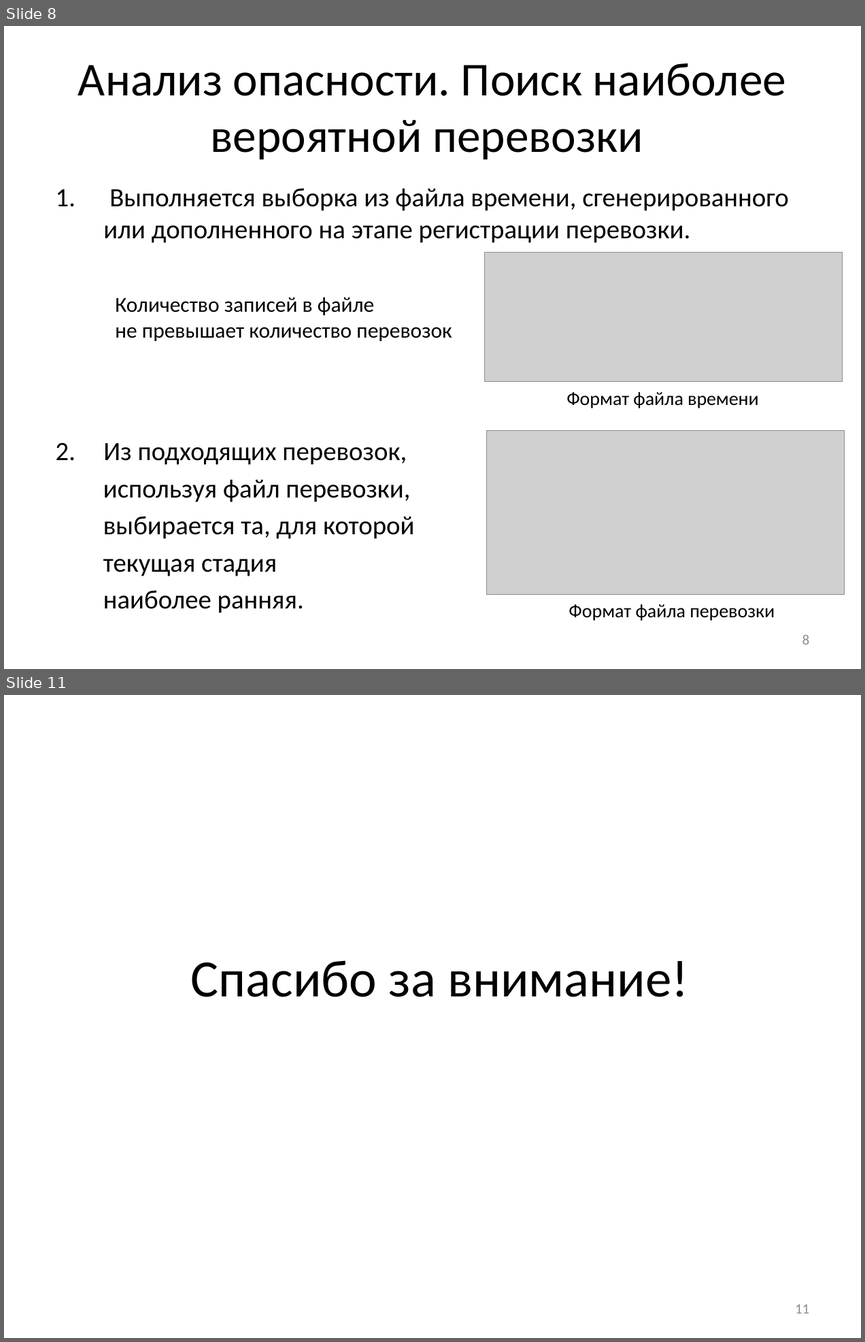
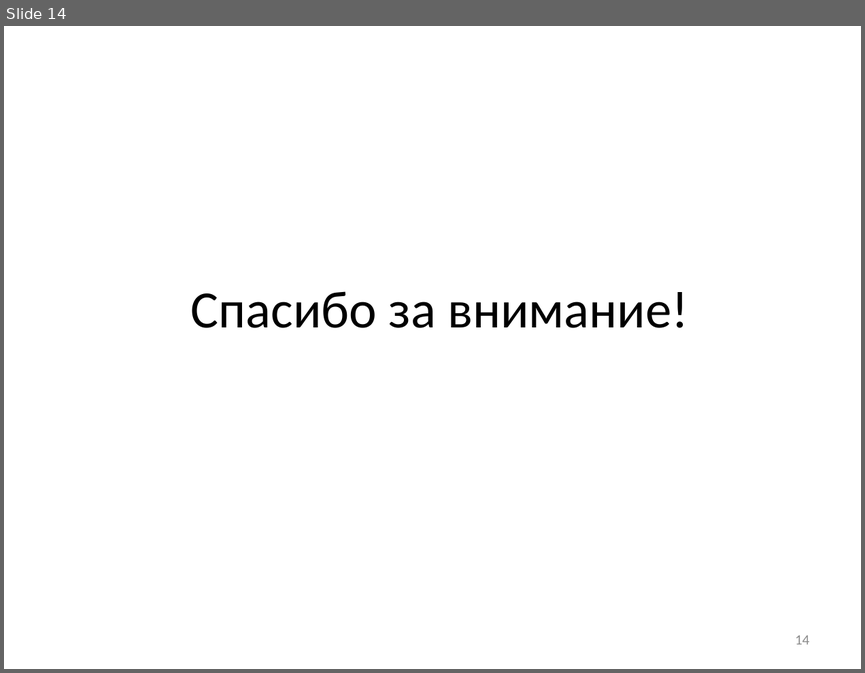
Before and after one commit to SanSanch5/BachelorDiplom, a slide deck: РПЗ/Презентация.pptx. Shown one above the other, each under a label of ours: slides 8 and 11 before the commit, slide 14 after it; the slides between them are not shown. The pictures are 865x1342 and 865x673 pixels, drawn with LibreOffice and Linux fonts; fonts in the diff are those of the drawing; grey boxes stand for pictures. Boxes give left, top, right and bottom in pixels: in the first picture for what was removed or moved away, otherwise in the second. Text is boxed around its words. In the diff, an @@ line names an element or a change of style, - is before the commit and + after.

Commit message:
Добавлен модуль исследования зависимости времени расчёта от количества потоков. Отредактировано РПЗ

```diff
--- a/РПЗ/Презентация.pptx
+++ b/РПЗ/Презентация.pptx
@@ slide 8 removed at <box>4,26,861,669</box>, background #FFFFFF @@
@@ title removed at <box>78,63,786,160</box> @@
-Анализ опасности. Поиск наиболее вероятной перевозки
@@ text removed at <box>103,188,789,613</box> @@
-1. Выполняется выборка из файла времени, сгенерированного или дополненного на этапе регистрации перевозки.
-2. Из подходящих перевозок,
-используя файл перевозки,
-выбирается та, для которой
-текущая стадия
-наиболее ранняя.
@@ picture removed at <box>484,252,842,382</box> @@
@@ text removed at <box>115,297,451,341</box> @@
-Количество записей в файле
-не превышает количество перевозок
@@ text removed at <box>566,392,759,408</box> @@
-Формат файла времени
@@ picture removed at <box>486,431,844,595</box> @@
@@ text removed at <box>568,604,774,620</box> @@
-Формат файла перевозки
@@ page number removed at <box>802,635,810,644</box> @@
-8
@@ what was slide 11 is now slide 14 @@
@@ page number at <box>795,635,809,644</box>: text changed @@
-11
+14
```
Also in this commit, not shown: 3 slides changed, 10 slides added, 6 other slides removed, 23 other files.
